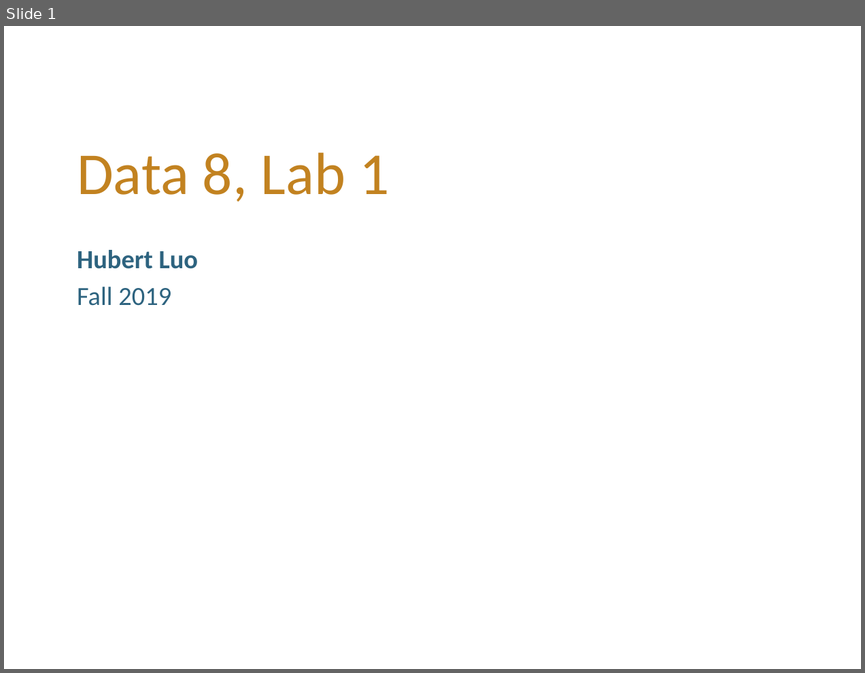
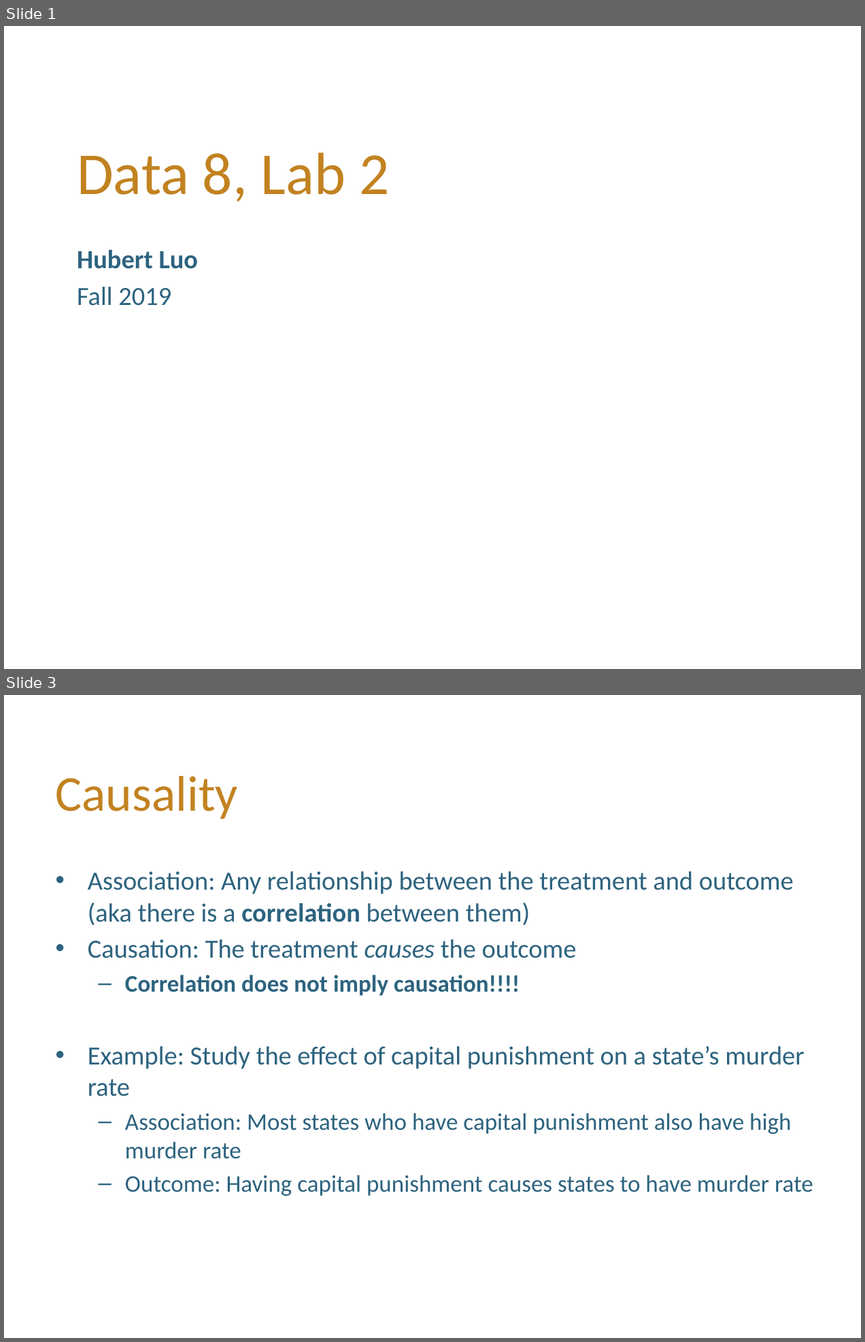
Before and after one commit to hLuo27/teaching, a slide deck: data8/lab2.pptx. Shown one above the other, each under a label of ours: slide 1 before the commit, slides 1 and 3 after it; the slides between them are not shown. The pictures are 865x673 and 865x1342 pixels, drawn with LibreOffice and Linux fonts; fonts in the diff are those of the drawing; background and template pictures are left out. Boxes give left, top, right and bottom in pixels: in the first picture for what was removed or moved away, otherwise in the second. Text is boxed around its words. In the diff, an @@ line names an element or a change of style, - is before the commit and + after.

```diff
--- a/data8/lab2.pptx
+++ b/data8/lab2.pptx
@@ slide 3 added at [4,695,861,1338], background #FFFFFF @@
@@ title added at [56,776,238,819], 42 pt, text #C28220 @@
+Causality
@@ text added at [88,871,813,1195], 22 pt, text #2D637F @@
+• Association: Any relationship between the treatment and outcome (aka there is a correlation between them)
+• Causation: The treatment causes the outcome
+  – Correlation does not imply causation!!!!
+• Example: Study the effect of capital punishment on a state’s murder rate
+  – Association: Most states who have capital punishment also have high murder rate
+  – Outcome: Having capital punishment causes states to have murder rate
@@ slide 1 changed as well @@
@@ title at [77,152,389,201]: text changed @@
-Data 8, Lab 1
+Data 8, Lab 2
```
Also in this commit, not shown: 1 other slide changed, 12 other slides added, 6 slides removed.
